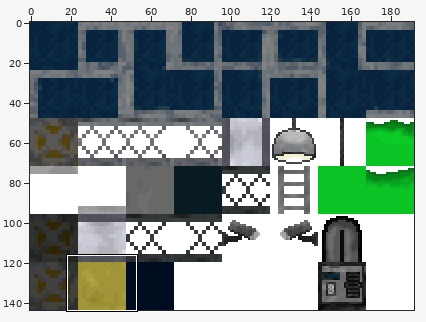
Edited in one commit: sprite sheet (source/resources/terrain.png). The first picture is a wide view before the edit; the outline marks the close-up.
Close-up. The starting point:
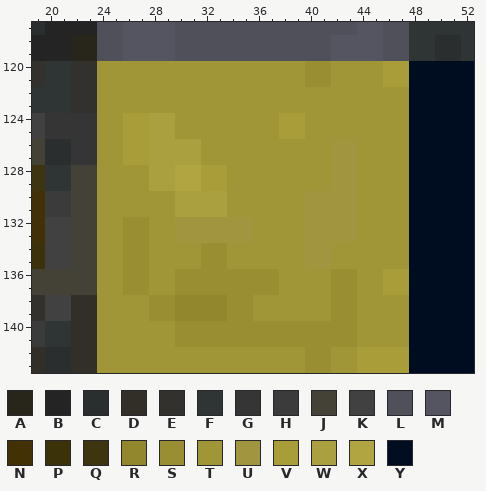
The file is 192x144 pixels. Colours within 5 levels of each other are drawn and written as one. Shown: x 19..52, y 117..143.
Palette (. is transparent): A #28251a  B #242424  C #2a2e2e  D #322f28  E #32312e  F #2f3435  G #353535  H #3b3b3b  J #444137  K #414141  L #50505a  M #555561  N #413104  P #3b320a  Q #3e3510  R #92872c  S #998e31  T #a19637  U #a1963f  V #a99d39  W #aba03f  X #b1a541  Y #000c20
The result:
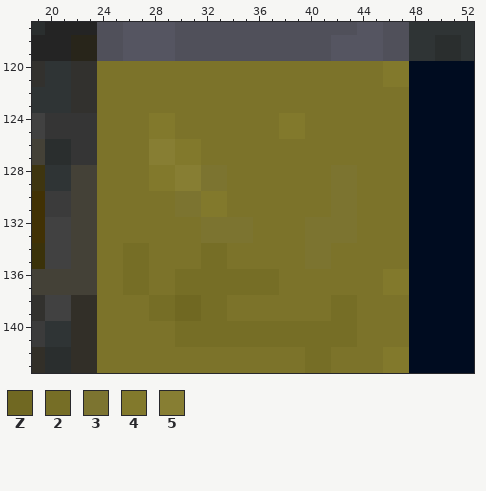
Colours new in this view: Z #706822  2 #766e26  3 #7c7430  4 #82792c  5 #877e33
The commit says: Darkened sand texture
Changes in this commit:
@@ palette @@
-T #a19637
+T #7c732a
@@ x 19..52 @@
 119 BBBAALLMMMMLLLLLLLLLLLLMMMMLLFFCCF
-120 EFFEETTTTTTTTTTTTTTTTSSTTTTVVYYYYY
-121 EFFEETTTTTTTTTTTTTTTTSSTTTTVVYYYYY
+120 EFFEETTTTTTTTTTTTTTTTTTTTTT44YYYYY
+121 EFFEETTTTTTTTTTTTTTTTTTTTTT44YYYYY
 122 FFFEETTTTTTTTTTTTTTTTTTTTTTTTYYYYY
 123 FFFEETTTTTTTTTTTTTTTTTTTTTTTTYYYYY
-124 KGGGGTTVVWWTTTTTTTTVVTTTTTTTTYYYYY
-125 KGGGGTTVVWWTTTTTTTTVVTTTTTTTTYYYYY
-126 JCCGGTTVVWWWWTTTTTTTTTTUUTTTTYYYYY
-127 JCCGGTTVVWWWWTTTTTTTTTTUUTTTTYYYYY
-128 QFFJJTTTTWWXXVVTTTTTTTTUUTTTTYYYYY
-129 QFFJJTTTTWWXXVVTTTTTTTTUUTTTTYYYYY
-130 NHHJJTTTTTTWWWWTTTTTTUUUUTTTTYYYYY
-131 NHHJJTTTTTTWWWWTTTTTTUUUUTTTTYYYYY
-132 NKKJJTTSSTTUUUUUUTTTTUUUUTTTTYYYYY
-133 NKKJJTTSSTTUUUUUUTTTTUUUUTTTTYYYYY
-134 PKKJJTTSSTTTTSSTTTTTTUUTTTTTTYYYYY
-135 PKKJJTTSSTTTTSSTTTTTTUUTTTTTTYYYYY
-136 JJJJJTTSSTTSSSSSSSSTTTTSSTTVVYYYYY
-137 JJJJJTTSSTTSSSSSSSSTTTTSSTTVVYYYYY
-138 EKKDDTTTTSSRRRRSSTTTTTTSSTTTTYYYYY
-139 EKKDDTTTTSSRRRRSSTTTTTTSSTTTTYYYYY
-140 HFFDDTTTTTTSSSSSSSSSSSSSSTTTTYYYYY
-141 HFFDDTTTTTTSSSSSSSSSSSSSSTTTTYYYYY
-142 DCCDDTTTTTTTTTTTTTTTTSSTTVVVVYYYYY
-143 DCCDDTTTTTTTTTTTTTTTTSSTTVVVVYYYYY
+124 KGGGGTTTT44TTTTTTTT44TTTTTTTTYYYYY
+125 KGGGGTTTT44TTTTTTTT44TTTTTTTTYYYYY
+126 JCCGGTTTT5544TTTTTTTTTTTTTTTTYYYYY
+127 JCCGGTTTT5544TTTTTTTTTTTTTTTTYYYYY
+128 QFFJJTTTT445533TTTTTTTT33TTTTYYYYY
+129 QFFJJTTTT445533TTTTTTTT33TTTTYYYYY
+130 NHHJJTTTTTT3344TTTTTTTT33TTTTYYYYY
+131 NHHJJTTTTTT3344TTTTTTTT33TTTTYYYYY
+132 NKKJJTTTTTTTT3333TTTT3333TTTTYYYYY
+133 NKKJJTTTTTTTT3333TTTT3333TTTTYYYYY
+134 PKKJJTT22TTTT22TTTTTT33TTTTTTYYYYY
+135 PKKJJTT22TTTT22TTTTTT33TTTTTTYYYYY
+136 JJJJJTT22TT22222222TTTTTTTT44YYYYY
+137 JJJJJTT22TT22222222TTTTTTTT44YYYYY
+138 EKKDDTTTT22ZZ22TTTTTTTT22TTTTYYYYY
+139 EKKDDTTTT22ZZ22TTTTTTTT22TTTTYYYYY
+140 HFFDDTTTTTT22222222222222TTTTYYYYY
+141 HFFDDTTTTTT22222222222222TTTTYYYYY
+142 DCCDDTTTTTTTTTTTTTTTT22TTTT44YYYYY
+143 DCCDDTTTTTTTTTTTTTTTT22TTTT44YYYYY
Where, in picture pixels (left, top, right, bottom), the same in both close-ups:
changed: (97, 61, 409, 373)
